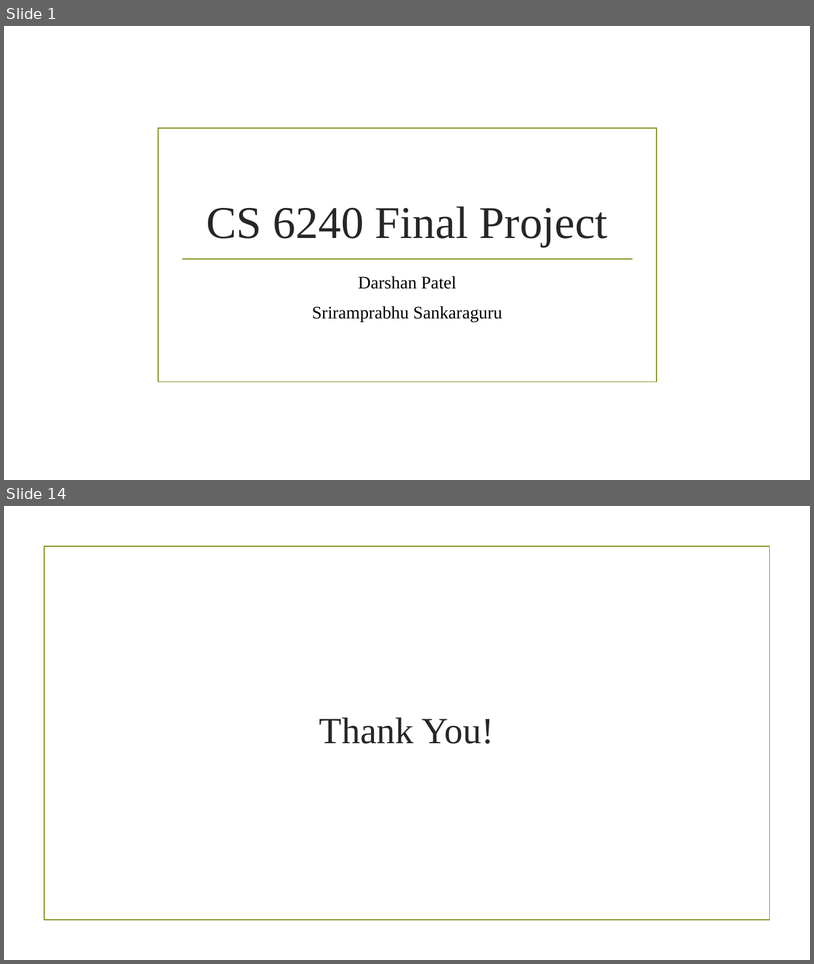
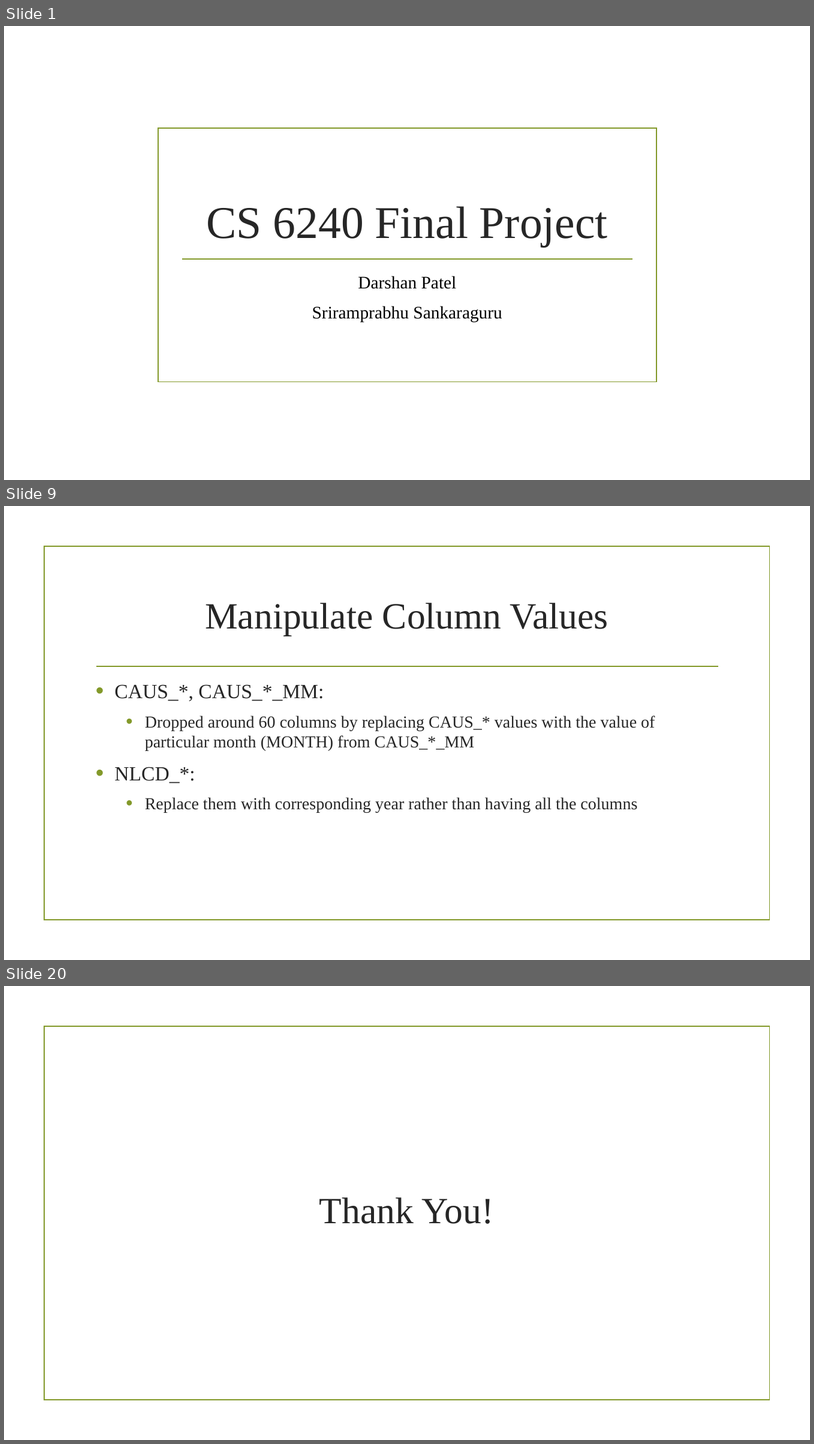
Before and after one commit to darshandpatel/eBird, a slide deck: PatelSankaraguru.pptx. Shown one above the other, each under a label of ours: slides 1 and 14 before the commit, slides 1, 9 and 20 after it; the slides between them are not shown. The pictures are 814x964 and 814x1444 pixels, drawn with LibreOffice and Linux fonts; fonts in the diff are those of the drawing; background and template pictures are left out. Boxes give left, top, right and bottom in pixels: in the first picture for what was removed or moved away, otherwise in the second. Text is boxed around its words. In the diff, an @@ line names an element or a change of style, - is before the commit and + after.

```diff
--- a/PatelSankaraguru.pptx
+++ b/PatelSankaraguru.pptx
@@ slide 9 added at bbox=[4, 506, 810, 960], background picture (left out); not listed: 1 template element that a slide beside it also shows @@
@@ title added at bbox=[205, 603, 609, 636], 44 pt, text #262626 @@
+Manipulate Column Values
@@ line added from (96, 666) to (719, 666), #83992A 1.25 pt @@
@@ text added at bbox=[114, 684, 655, 813], 20 pt, text #262626 @@
+• CAUS_*, CAUS_*_MM:
+  • Dropped around 60 columns by replacing CAUS_* values with the value of particular month (MONTH) from CAUS_*_MM
+• NLCD_*:
+  • Replace them with corresponding year rather than having all the columns
@@ what was slide 14 is now slide 20 @@
```
Also in this commit, not shown: 8 slides changed, 9 other slides added, 4 slides removed, 5 other files.
